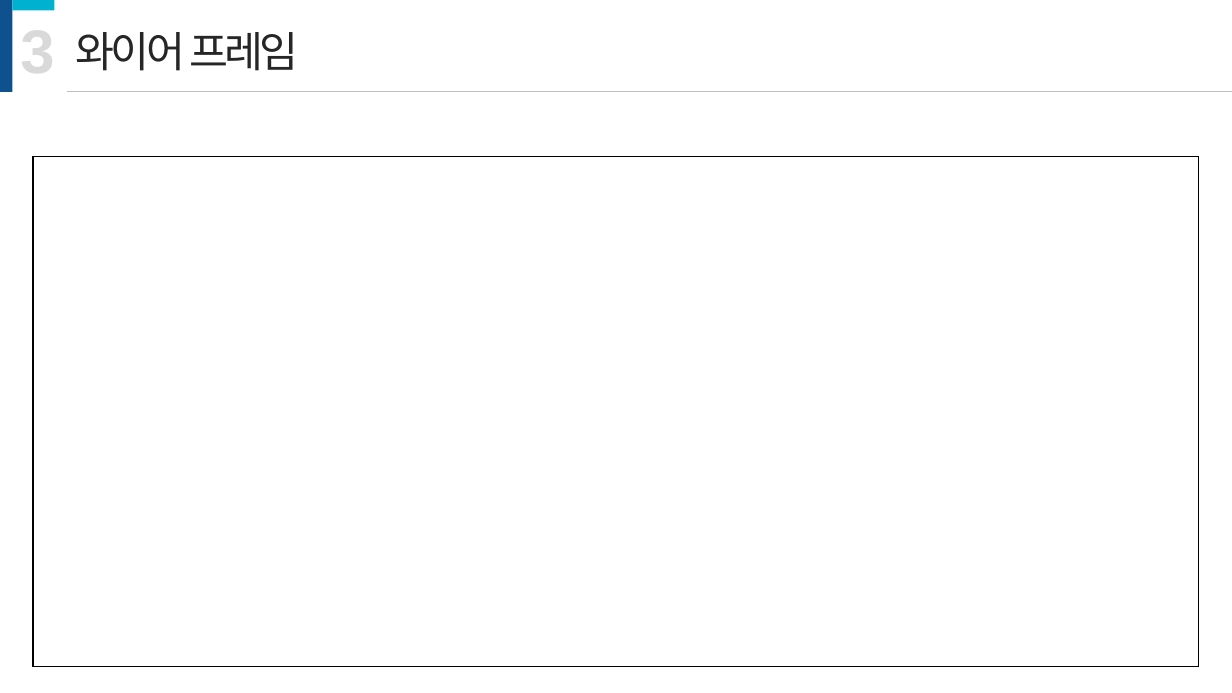
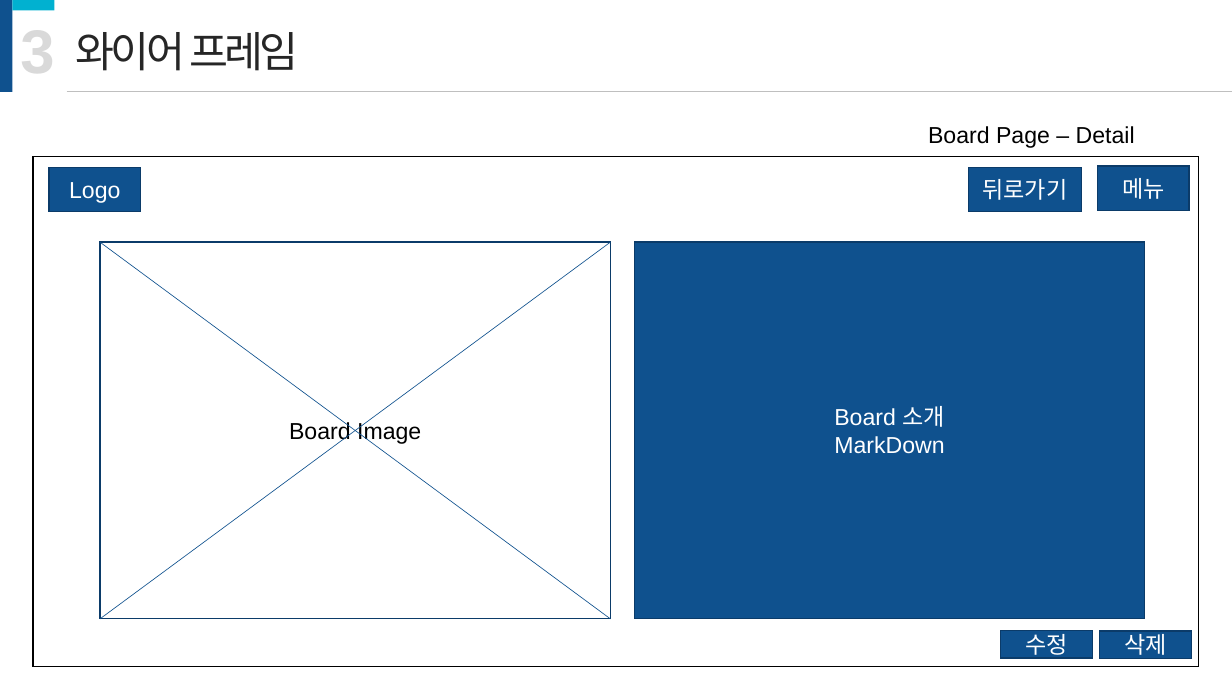
Before and after one commit to Agratos/portfolio, a slide deck: slide 23 of document/Portfolio-기획서.pptx (slide 16 before the commit). Drawn at 1232x693 pixels with LibreOffice and Linux fonts; fonts in the diff are those of the drawing. Boxes give left, top, right and bottom in pixels: in the first picture for what was removed or moved away, otherwise in the second. Text is boxed around its words. In the diff, an @@ line names an element or a change of style, - is before the commit and + after.

```diff
--- a/document/Portfolio-기획서.pptx
+++ b/document/Portfolio-기획서.pptx
@@ text added at bbox=[928, 126, 1135, 148], 18 pt, text #000000 @@
+Board Page – Detail
@@ rectangle added at bbox=[49, 167, 140, 212], fill #0F518E, outline #0B3C69 1 pt, 18 pt, text #FFFFFF @@
+Logo
@@ rectangle added at bbox=[969, 167, 1082, 212], fill #0F518E, outline #0B3C69 1 pt, 18 pt, text #FFFFFF @@
+뒤로가기
@@ rectangle added at bbox=[1098, 166, 1189, 211], fill #0F518E, outline #0B3C69 1 pt, 18 pt, text #FFFFFF @@
+메뉴
@@ rectangle added at bbox=[100, 242, 610, 619], fill #FFFFFF, outline #0B3C69 1 pt, 18 pt, text #000000 @@
+Board Image
@@ line added from (100, 242) to (611, 619), #0F518E 0.5 pt @@
@@ line added from (611, 242) to (100, 619), #0F518E 0.5 pt @@
@@ rectangle added at bbox=[635, 242, 1145, 619], fill #0F518E, outline #0B3C69 1 pt, 18 pt, text #FFFFFF @@
+Board 소개
+MarkDown
@@ rectangle added at bbox=[1001, 631, 1092, 659], fill #0F518E, outline #0B3C69 1 pt, 18 pt, text #FFFFFF @@
+수정
@@ rectangle added at bbox=[1100, 631, 1191, 659], fill #0F518E, outline #0B3C69 1 pt, 18 pt, text #FFFFFF @@
+삭제
```
Also in this commit, not shown: 1 other slide changed, 8 slides added.
